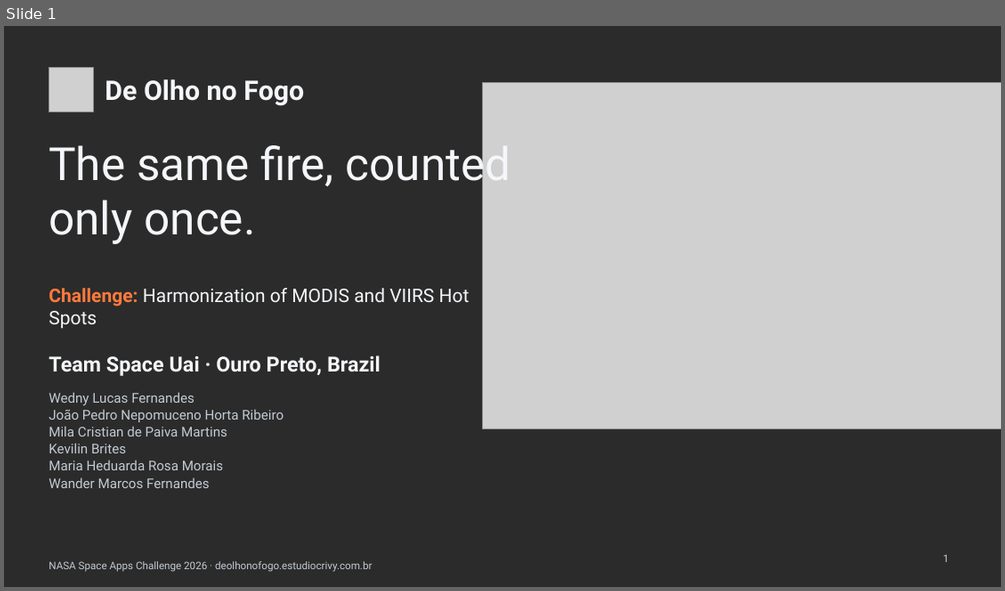
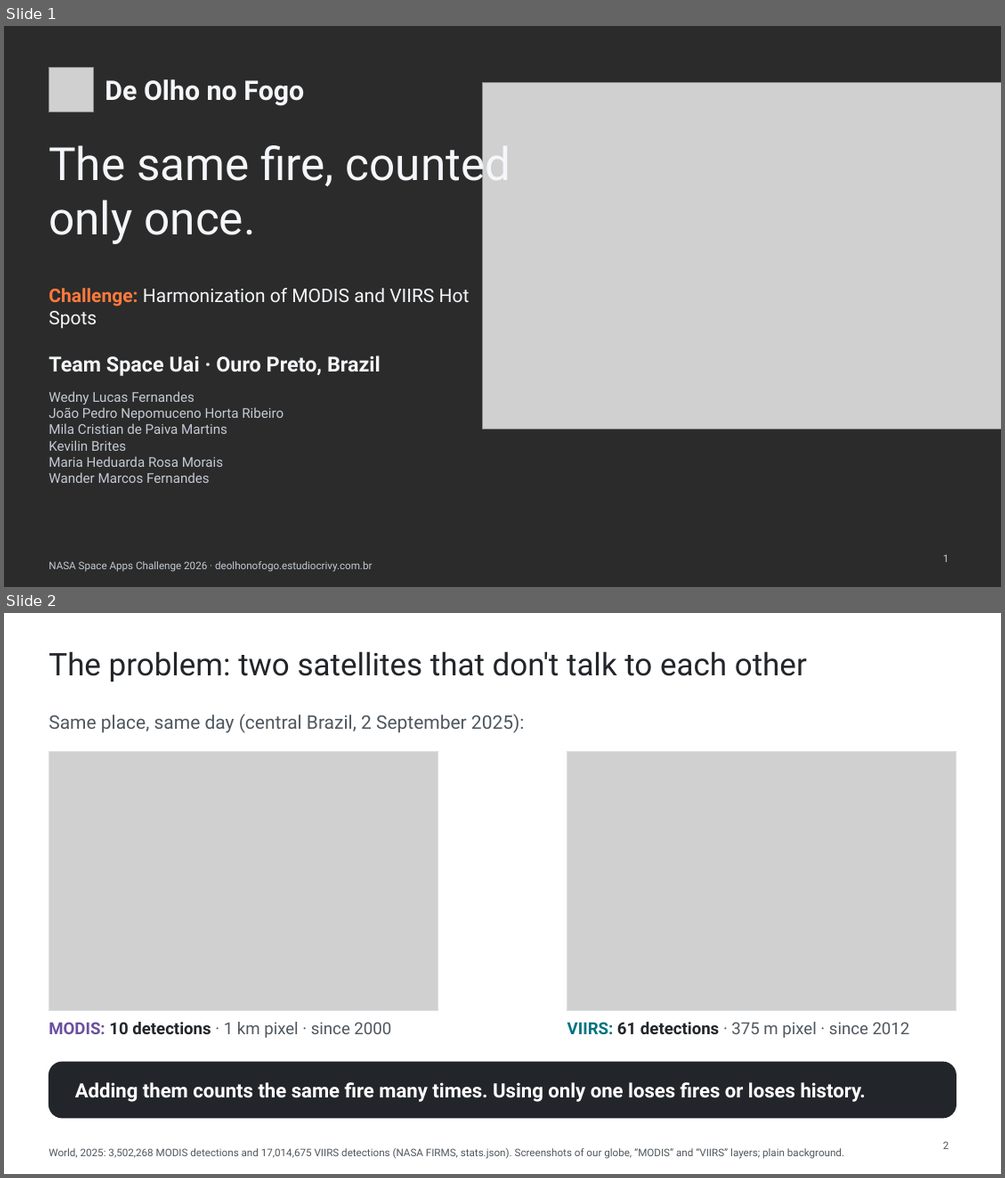
Before and after one commit to WednyFernandes/de-olho-no-fogo, a slide deck: public/apresentacao/de-olho-no-fogo-space-apps-2026-en.pptx. Shown one above the other, each under a label of ours: slide 1 before the commit, slides 1 and 2 after it. The pictures are 1005x591 and 1005x1178 pixels, drawn with LibreOffice and Linux fonts; fonts in the diff are those of the drawing; grey boxes stand for pictures; background and template pictures are left out; a plain dark background stands for a picture behind light text. Boxes give left, top, right and bottom in pixels: in the first picture for what was removed or moved away, otherwise in the second. Text is boxed around its words. In the diff, an @@ line names an element or a change of style, - is before the commit and + after.

```diff
--- a/public/apresentacao/de-olho-no-fogo-space-apps-2026-en.pptx
+++ b/public/apresentacao/de-olho-no-fogo-space-apps-2026-en.pptx
@@ slide 2 added at [4,613,1001,1174], background #FFFFFF @@
@@ title added at [48,651,807,682], 30 pt, text #22262A @@
+The problem: two satellites that don't talk to each other
@@ text added at [48,714,525,733], 18 pt, text #4F575E @@
+Same place, same day (central Brazil, 2 September 2025):
@@ picture added at [48,751,437,1010] @@
@@ rectangle added at [48,751,437,1010], outline #DCE1E5 1 pt @@
@@ picture added at [567,751,956,1010] @@
@@ rectangle added at [567,751,956,1010], outline #DCE1E5 1 pt @@
@@ text added at [48,1022,391,1038], 16 pt, text #4F575E @@
+MODIS: 10 detections · 1 km pixel · since 2000
@@ text added at [567,1022,910,1038], 16 pt, text #4F575E @@
+VIIRS: 61 detections · 375 m pixel · since 2012
@@ rounded rectangle added at [48,1062,956,1118], fill #22262A, outline #22262A 0.75 pt @@
@@ text added at [75,1082,866,1102], 19 pt, text #FFFFFF, bold @@
+Adding them counts the same fire many times. Using only one loses fires or loses history.
@@ page number added at [943,1141,949,1149], 10 pt, text #4F575E @@
+2
@@ text added at [48,1148,844,1159], 10 pt, text #4F575E @@
+World, 2025: 3,502,268 MODIS detections and 17,014,675 VIIRS detections (NASA FIRMS, stats.json). Screenshots of our globe, “MODIS” and “VIIRS” layers; plain background.
@@ slide 1 changed as well @@
@@ text "Wedny Lucas Fernandes" at [48,391,283,483]: line spacing 1.05 to 1 @@
```
Also in this commit, not shown: 5 other slides changed, 1 slide removed, 10 other files.
